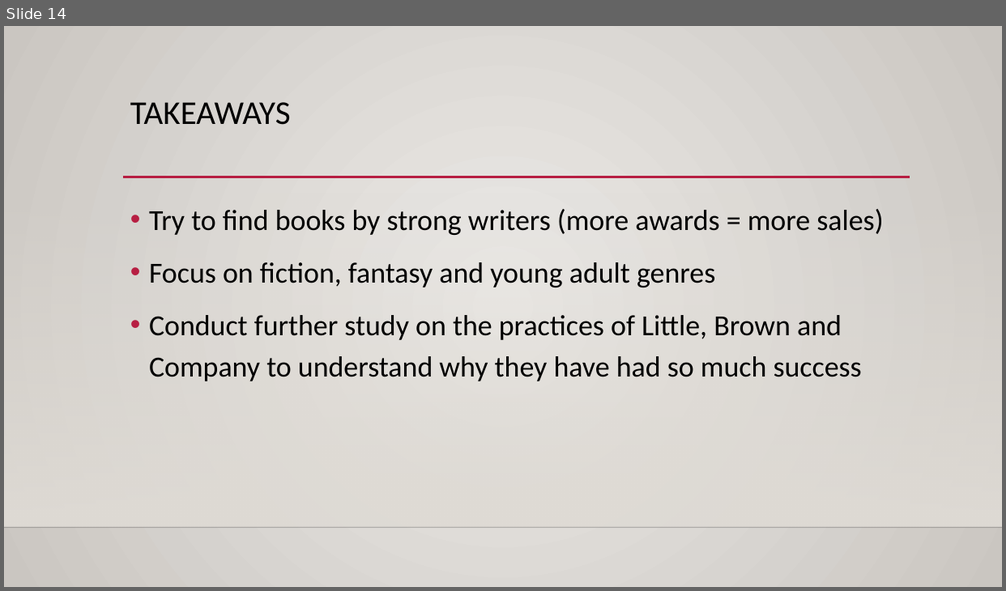
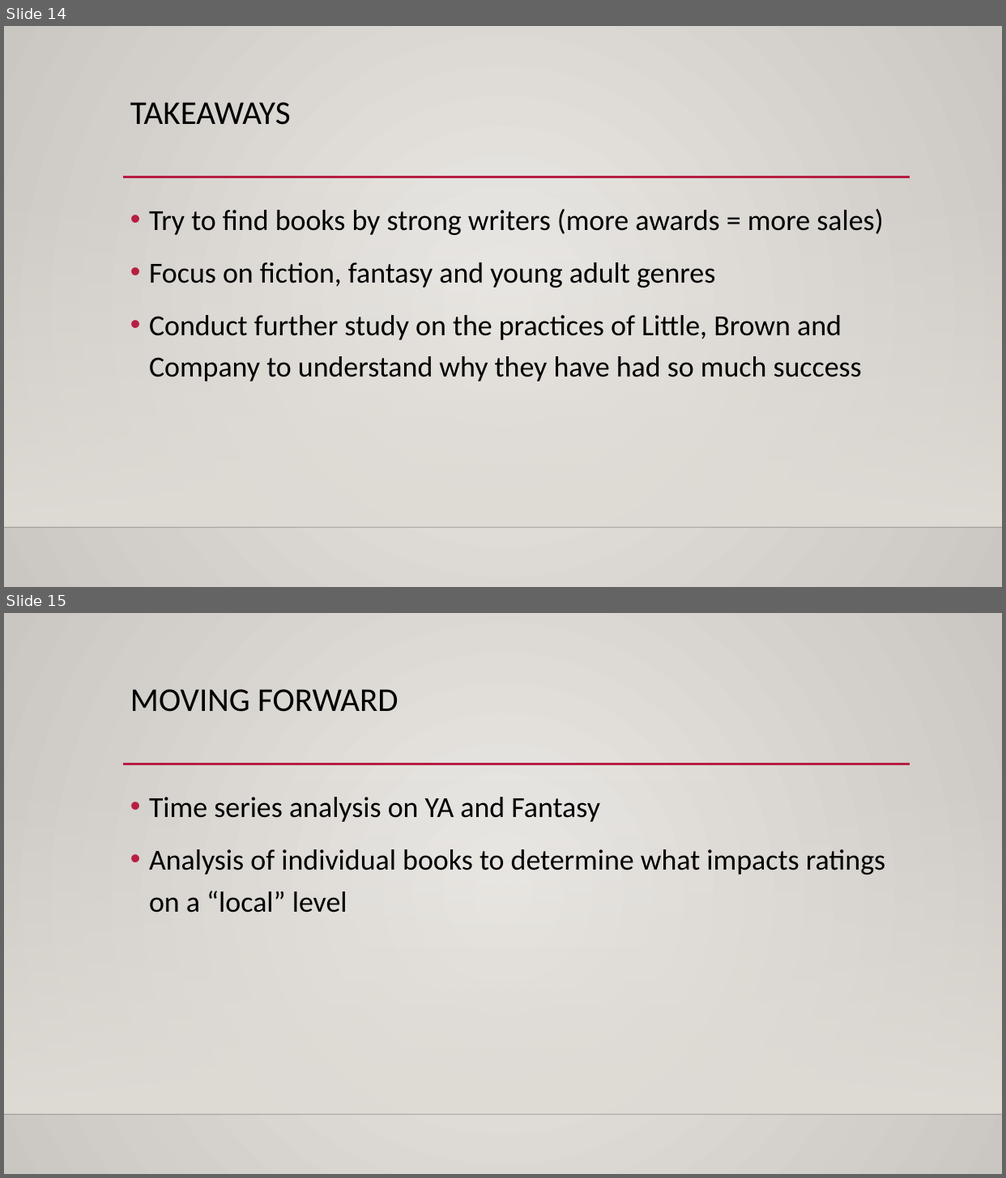
Before and after one commit to benwitte/goodreads, a slide deck: Goodreads_Presentation.pptx. Shown one above the other, each under a label of ours: slide 14 before the commit, slides 14 and 15 after it. The pictures are 1006x591 and 1006x1178 pixels, drawn with LibreOffice and Linux fonts; fonts in the diff are those of the drawing; background and template pictures are left out. Boxes give left, top, right and bottom in pixels: in the first picture for what was removed or moved away, otherwise in the second. Text is boxed around its words. In the diff, an @@ line names an element or a change of style, - is before the commit and + after.

```diff
--- a/Goodreads_Presentation.pptx
+++ b/Goodreads_Presentation.pptx
@@ slide 15 added at [4,613,1002,1174], background gradient #ECEAE7 to #CAC7C1; not listed: 3 template elements that a slide beside it also shows @@
@@ title added at [130,689,398,712], 32 pt, text #000000 @@
+MOVING FORWARD
@@ text added at [149,797,885,913], 28 pt, text #000000 @@
+• Time series analysis on YA and Fantasy
+• Analysis of individual books to determine what impacts ratings on a “local” level
```
Also in this commit, not shown: 3 slides changed, 3 other slides added, 3 slides removed, 1 other file.
